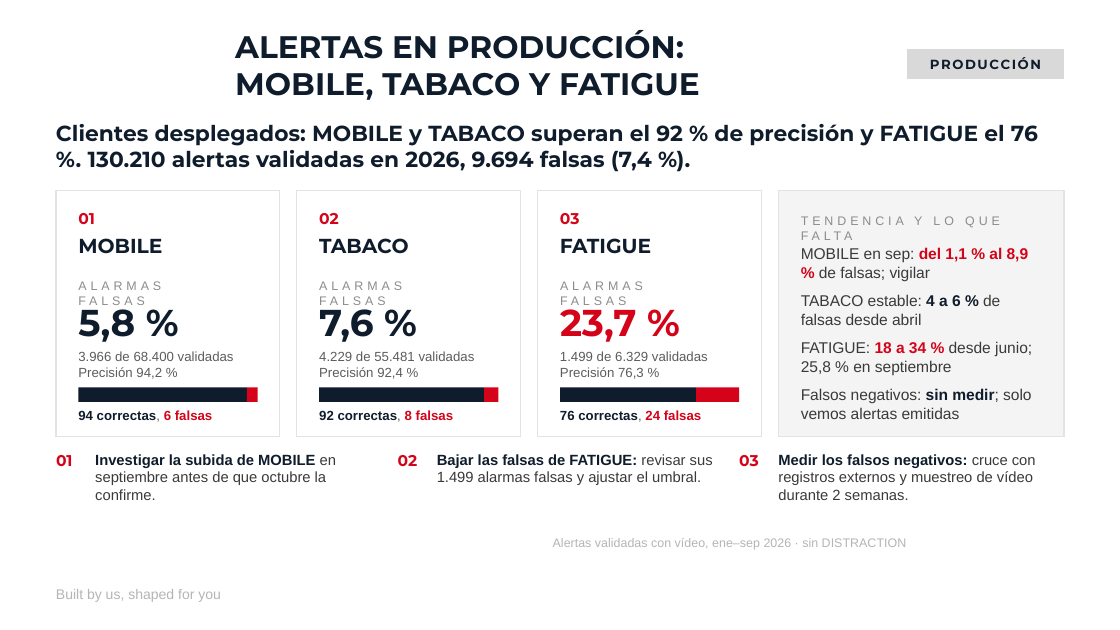
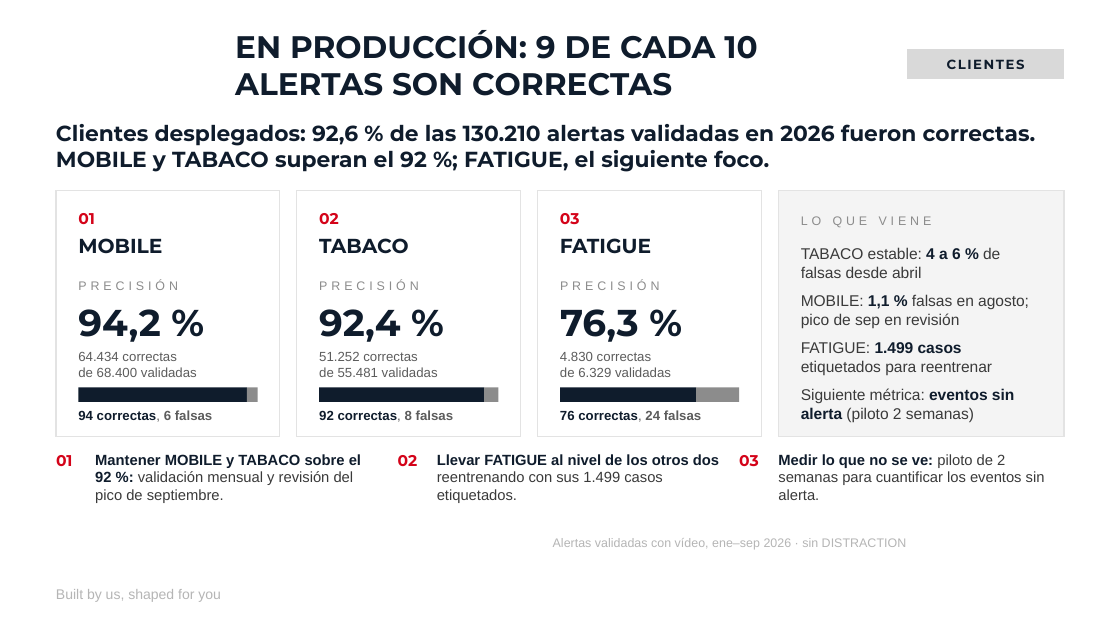
Before and after one commit to jgarciam4678/MITREPO, a slide deck: slide 2 of Madero_Seg_y_Produccion_CEO_Torsa.pptx. Drawn at 1120x630 pixels with LibreOffice and Linux fonts; fonts in the diff are those of the drawing; background and template pictures are left out. Boxes give left, top, right and bottom in pixels: in the first picture for what was removed or moved away, otherwise in the second. Text is boxed around its words. In the diff, an @@ line names an element or a change of style, - is before the commit and + after.

```diff
--- a/Madero_Seg_y_Produccion_CEO_Torsa.pptx
+++ b/Madero_Seg_y_Produccion_CEO_Torsa.pptx
@@ text at [235, 30, 757, 96]: text changed @@
-ALERTAS EN PRODUCCIÓN:
-MOBILE, TABACO Y FATIGUE
+EN PRODUCCIÓN: 9 DE CADA 10
+ALERTAS SON CORRECTAS
@@ text at [947, 59, 1025, 69]: text changed @@
-PRODUCCIÓN
+CLIENTES
@@ text at [56, 124, 1036, 172]: text changed @@
-Clientes desplegados: MOBILE y TABACO superan el 92 % de precisión y FATIGUE el 76 %. 130.210 alertas validadas en 2026, 9.694 falsas (7,4 %).
+Clientes desplegados: 92,6 % de las 130.210 alertas validadas en 2026 fueron correctas. MOBILE y TABACO superan el 92 %; FATIGUE, el siguiente foco.
@@ text at [801, 216, 932, 227]: text changed @@
-TENDENCIA Y LO QUE FALTA
+LO QUE VIENE
@@ text "TABACO estable: 4 a 6 ...": place and size @@
-text "TABACO estable: 4 a 6 ..." at [801, 294, 1000, 325]
+text "TABACO estable: 4 a 6 ..." at [801, 247, 1000, 278]
@@ text at [78, 280, 178, 290]: text changed @@
-ALARMAS FALSAS
+PRECISIÓN
@@ text at [319, 280, 419, 290]: text changed @@
-ALARMAS FALSAS
+PRECISIÓN
@@ text at [560, 280, 660, 290]: text changed @@
-ALARMAS FALSAS
+PRECISIÓN
@@ text at [801, 294, 1029, 328]: text changed @@
-MOBILE en sep: del 1,1 % al 8,9 % de falsas; vigilar
+MOBILE: 1,1 % falsas en agosto; pico de sep en revisión
@@ text at [78, 309, 160, 342]: text changed @@
-5,8 %
+94,2 %
@@ text at [319, 309, 400, 342]: text changed @@
-7,6 %
+92,4 %
@@ text at [560, 309, 639, 342]: text changed; text colour #D40319 to #0F1C2C @@
-23,7 %
+76,3 %
@@ text at [78, 352, 197, 377]: text changed @@
-3.966 de 68.400 validadas
-Precisión 94,2 %
+64.434 correctas
+de 68.400 validadas
@@ text at [319, 352, 438, 377]: text changed @@
-4.229 de 55.481 validadas
-Precisión 92,4 %
+51.252 correctas
+de 55.481 validadas
@@ text at [560, 352, 671, 377]: text changed @@
-1.499 de 6.329 validadas
-Precisión 76,3 %
+4.830 correctas
+de 6.329 validadas
@@ text at [801, 342, 993, 375]: text changed @@
-FATIGUE: 18 a 34 % desde junio; 25,8 % en septiembre
+FATIGUE: 1.499 casos etiquetados para reentrenar
@@ fill #D40319 to #8C8C8C in 3 elements at [246, 388, 258, 402], [484, 388, 498, 402], [697, 388, 739, 402] @@
@@ text at [801, 388, 1014, 422]: text changed @@
-Falsos negativos: sin medir; solo vemos alertas emitidas
+Siguiente métrica: eventos sin alerta (piloto 2 semanas)
@@ text "94 correctas, 6 falsas" at [78, 410, 213, 422]: text colour #D40319 to #5C5C5C in "6 falsas" @@
@@ text "92 correctas, 8 falsas" at [319, 410, 454, 422]: text colour #D40319 to #5C5C5C in "8 falsas" @@
@@ text "76 correctas, 24 falsas" at [560, 410, 702, 422]: text colour #D40319 to #5C5C5C in "24 falsas" @@
@@ text at [95, 454, 361, 503]: text changed @@
-Investigar la subida de MOBILE en septiembre antes de que octubre la confirme.
+Mantener MOBILE y TABACO sobre el 92 %: validación mensual y revisión del pico de septiembre.
@@ text at [437, 454, 719, 503]: text changed @@
-Bajar las falsas de FATIGUE: revisar sus 1.499 alarmas falsas y ajustar el umbral.
+Llevar FATIGUE al nivel de los otros dos reentrenando con sus 1.499 casos etiquetados.
@@ text at [778, 454, 1045, 500]: text changed @@
-Medir los falsos negativos: cruce con registros externos y muestreo de vídeo durante 2 semanas.
+Medir lo que no se ve: piloto de 2 semanas para cuantificar los eventos sin alerta.
```
Also in this commit, not shown: 1 other slide changed.
